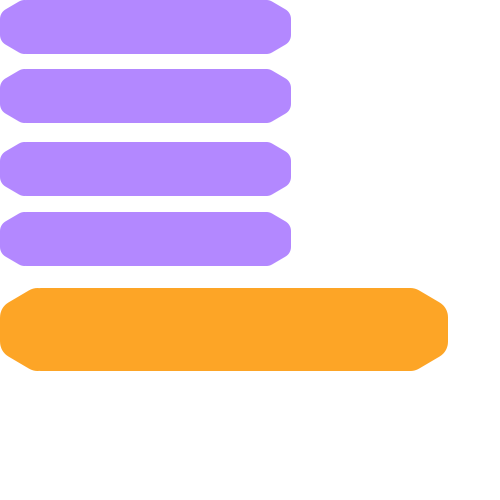
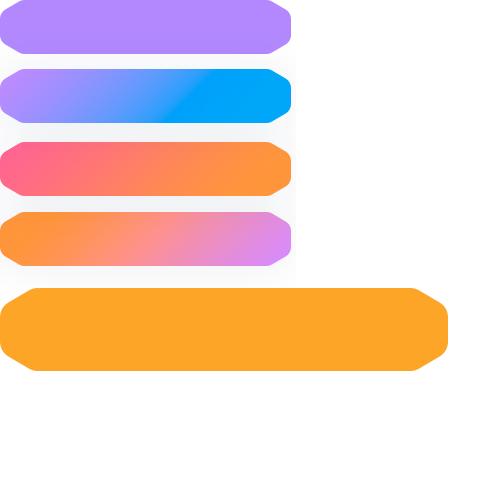
Revision of a layered 500 × 500 image; what changed, layer by layer:
added layer "helpButton1" above "Dash" over [0, 50, 296, 161]
removed group "Dash copy" (3 layers) over [0, 69, 291, 123]
removed layer "Прямоугольник, скругл. углы 3" (2nd of 5, in "Dash copy") from group "Dash copy" over [25, 69, 267, 123]
removed layer "Многоугольник 2 копия" (2nd of 5, in "Dash copy") from group "Dash copy" over [242, 69, 291, 123]
removed layer "Многоугольник 2" (2nd of 5, in "Dash copy") from group "Dash copy" over [0, 69, 49, 123]
removed group "Dash copy 2" (3 layers) over [0, 212, 291, 266]
removed layer "Прямоугольник, скругл. углы 3" (3rd of 5, in "Dash copy 2") from group "Dash copy 2" over [25, 212, 267, 266]
removed layer "Многоугольник 2 копия" (3rd of 5, in "Dash copy 2") from group "Dash copy 2" over [242, 212, 291, 266]
removed layer "Многоугольник 2" (3rd of 5, in "Dash copy 2") from group "Dash copy 2" over [0, 212, 49, 266]
removed group "Dash copy 3" (3 layers) over [0, 142, 291, 196]
removed layer "Прямоугольник, скругл. углы 3" (4th of 5, in "Dash copy 3") from group "Dash copy 3" over [25, 142, 267, 196]
removed layer "Многоугольник 2 копия" (4th of 5, in "Dash copy 3") from group "Dash copy 3" over [242, 142, 291, 196]
removed layer "Многоугольник 2" (4th of 5, in "Dash copy 3") from group "Dash copy 3" over [0, 142, 49, 196]
added layer "helpButton2" above "helpButton3" over [0, 104, 296, 234]
added layer "helpButton3" above "Dash" over [0, 174, 296, 288]
